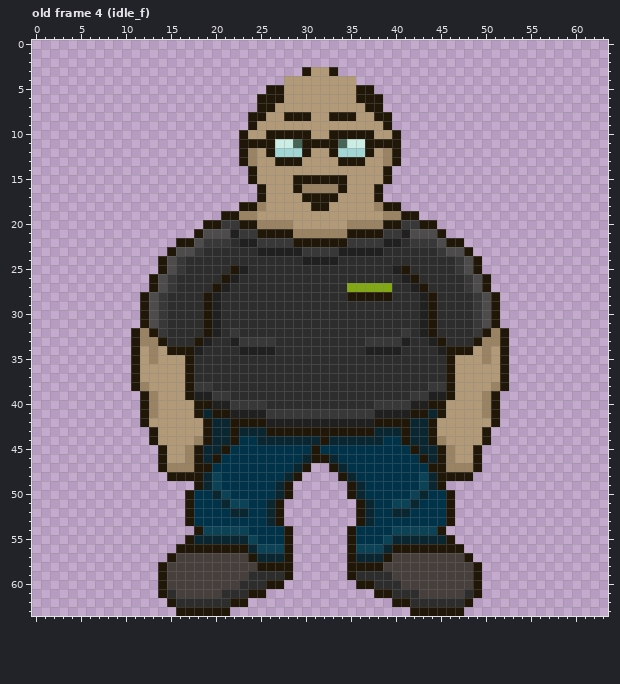
One commit to this pixel-art file: godot/Projeto 1 -/arquivos/aseprite/carlao_anims.aseprite. That is the earlier state.
64x64 pixels, 33 frames. Colours within 5 levels of each other are drawn and written as one. Shown: old frame 4 (idle_f). The commit also changed other frames, which this record leaves out.
After the commit:
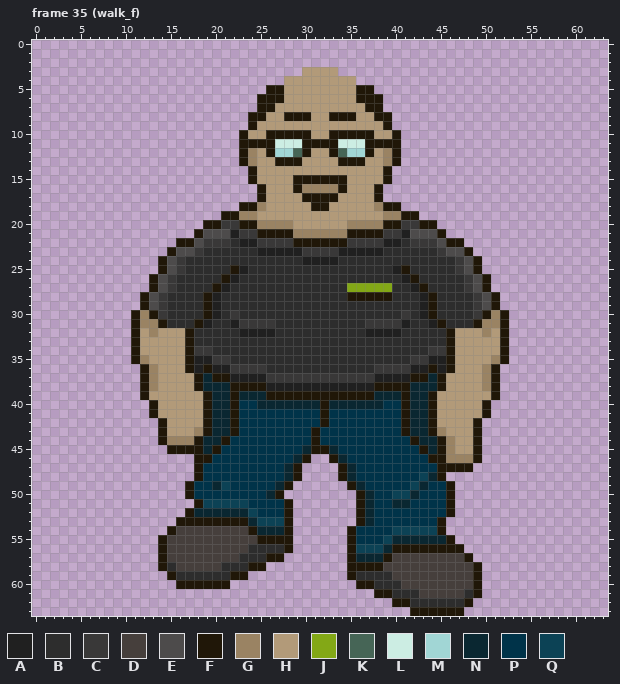
Palette (. is transparent): A #202020  B #2d2d2d  C #393838  D #463f3c  E #4d4b4b  F #201708  G #9a8363  H #b29a79  J #83a816  K #466556  L #ccede3  M #a1d6d5  N #0a2731  P #003349  Q #0c4255
A new or re-ordered frame is compared with the old frame closest to it.
Message: Walk Carlão
Difference:
frames 33 -> 53
layer "player" added
layer "base" removed
Changed rows in their new state; - is an unchanged pixel.
Frame 35 (walk_f) is new; against old frame 4 (idle_f):
first column x 30:
 3 H--H
first column x 29:
11 L----L
12 K----K
first column x 11:
30 FGF--------C------------------C--------FGF
31 FGGF---FAB-ACCCC----------CCCCA-BAF---FGGF
32 -HGHHHF-BB-BAAAA----------AAAAB-BB-FHHHGH-
33 -HHHHHFBB--BBBBB----------BBBBB--BBFHHHHH-
34 --H-HH-CC---BBBB----------BBBB---CC-HH-H--
35 -GH----AACC--------------------CCAA----HG-
36 .FG----AFAACCCC------------CCCCAAFA----GF.
37 .FG---HFNFFAAAACCCCCCCCCCCCAAAAFFNFH---GF.
38 .FG---HFNNNFFFFAAAAAAAAAAAAFFFFNNNFH---GF.
39 --H---HHFNNFNNNFFFFFFFFFFFFNNNFNNFHH---H--
40 -.F----H-NNFPPNNNNNNNFNNNNNNPPFNN-H----F.-
41 -.F----HFNNFPPPPPPPPPFPPPPPPPPFNNFH----F.-
42 -..F--------PPPPPPPPPFPPPPPPPP--------F..-
43 --.F---G----PPPPPPPP-PPPPPPPPP----G---F.--
44 --.FGGGFN-FP--PPPPPPFPPPPPPP--PF-NFG--F.--
45 ---.FFF--FP--------N-FN--------PF---------
46 ---....-FP--------NF..FN--------PF--GG----
47 ---....-P--------NF.--.FN--------P-FFF.---
48 ----...-PP-------------------------...----
49 ------FPPNQ--------------------QNPPF------
50 ---------PP----NF.------.FN--QQNP---------
51 ------.FQQQ----PPF-----------NNP----------
52 -------NNNN--Q-PPF-----------PP-----------
53 -----F-FFFFFFNQQQF----------------F.------
54 ----FDDDDDDDDFNNN-------------------------
55 ---FDDDDDDDDDDFFF-------------------------
56 ---FDDDDDDDDDBBBB-------------------------
57 ---FD-------BBBFF.------------------------
58 ----B-----BBBF-...------------------------
59 ---.FBBBBBBFF.....------------------------
60 ---..FFFFFF......-------------------------
61 ---............---------------------------
62 ----.........-----------------------------
63 -----......-------------------------------
Where, in picture pixels (left, top, right, bottom), the same in both pictures:
changed: (302, 67, 338, 76)
changed: (293, 139, 302, 157)
changed: (338, 139, 347, 157)
changed: (131, 310, 509, 616)
